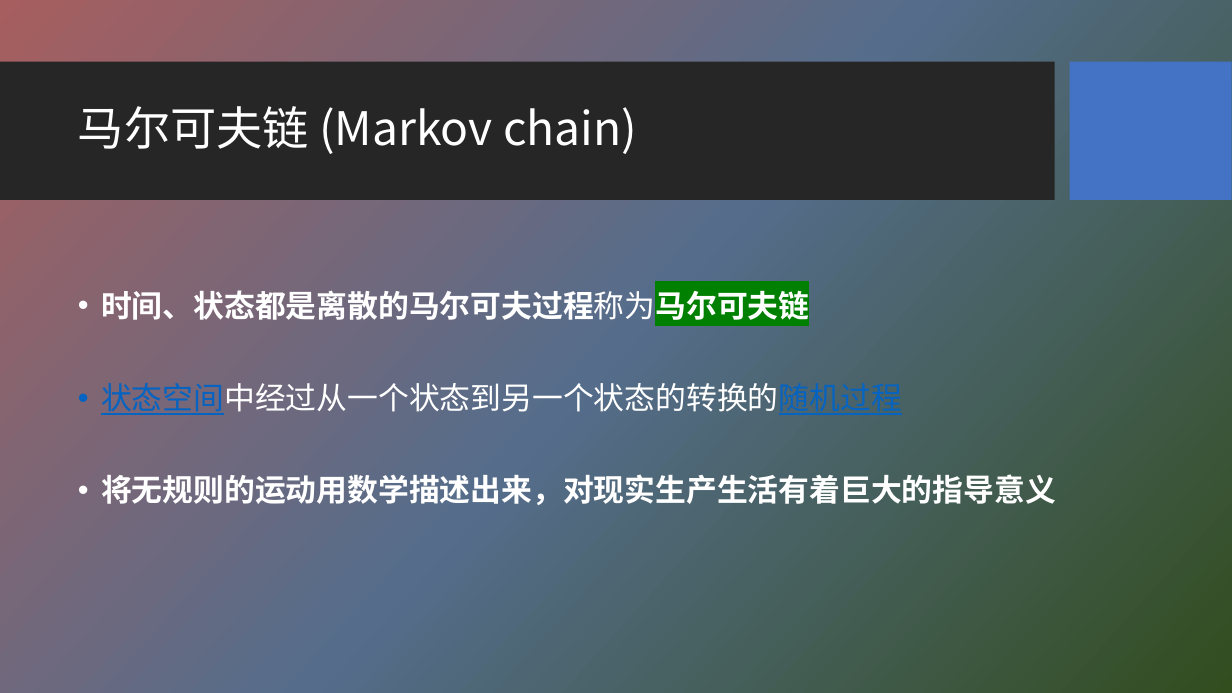
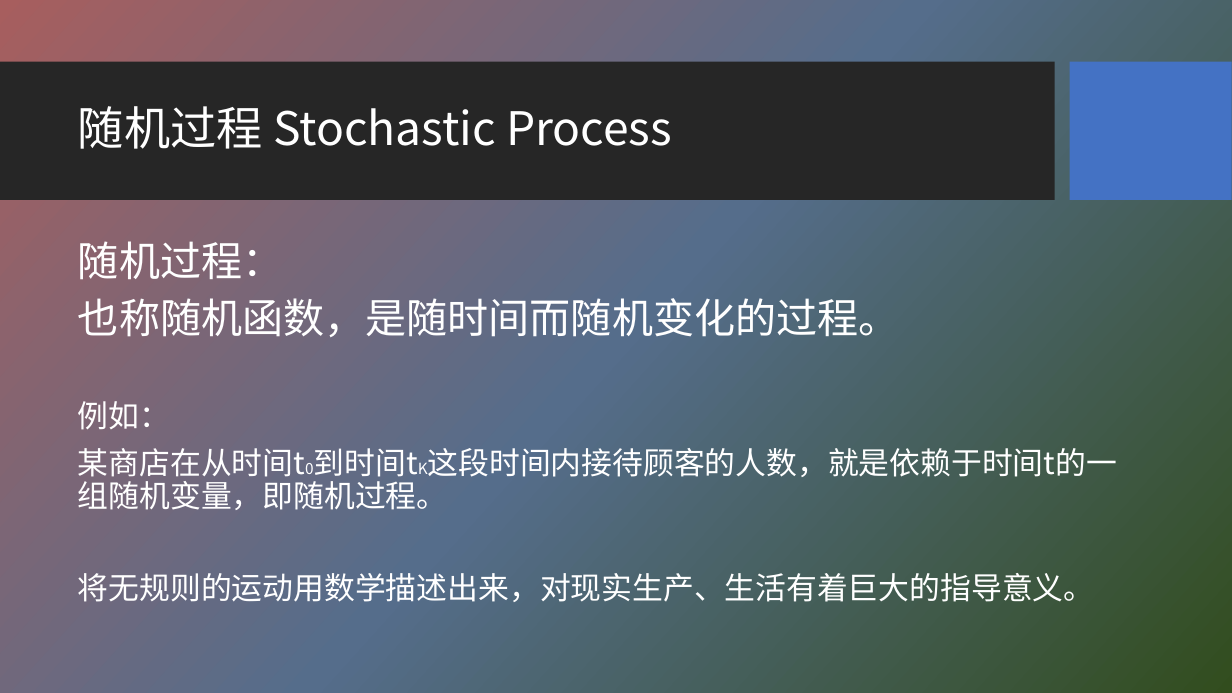
Before and after one commit to HBU/NLP_PPT, a slide deck: slide 4 of PPT-2020/ch04 隐马尔科夫模型.pptx (slide 5 before the commit). Drawn at 1232x693 pixels with LibreOffice and Linux fonts; fonts in the diff are those of the drawing; background and template pictures are left out. Boxes give left, top, right and bottom in pixels: in the first picture for what was removed or moved away, otherwise in the second. Text is boxed around its words. In the diff, an @@ line names an element or a change of style, - is before the commit and + after.

```diff
--- a/PPT-2020/ch04 隐马尔科夫模型.pptx
+++ b/PPT-2020/ch04 隐马尔科夫模型.pptx
@@ title at box(78, 106, 672, 149): text changed @@
-马尔可夫链 (Markov chain)
+随机过程 Stochastic Process
@@ text at box(78, 241, 1117, 608): text changed; bold off @@
-• 时间、状态都是离散的马尔可夫过程称为马尔可夫链
-• 状态空间中经过从一个状态到另一个状态的转换的随机过程
-• 将无规则的运动用数学描述出来，对现实生产生活有着巨大的指导意义
+随机过程：
+也称随机函数，是随时间而随机变化的过程。
+例如：
+某商店在从时间t0到时间tK这段时间内接待顾客的人数，就是依赖于时间t的一组随机变量，即随机过程。
+将无规则的运动用数学描述出来，对现实生产、生活有着巨大的指导意义。
```
Also in this commit, not shown: 8 other slides changed, 2 slides added, 5 slides removed.
